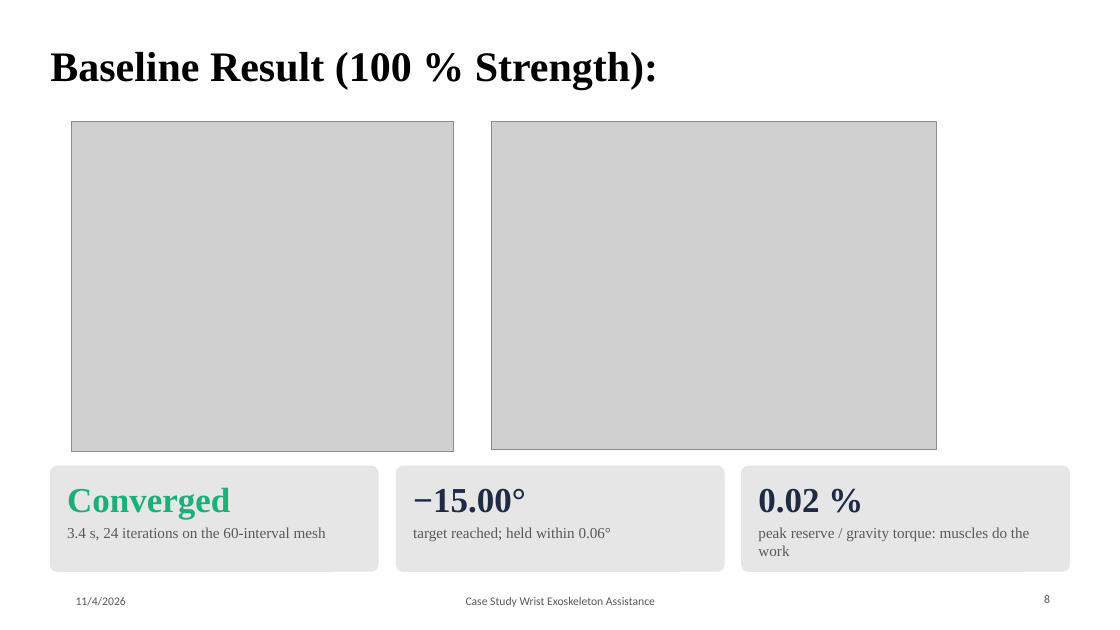
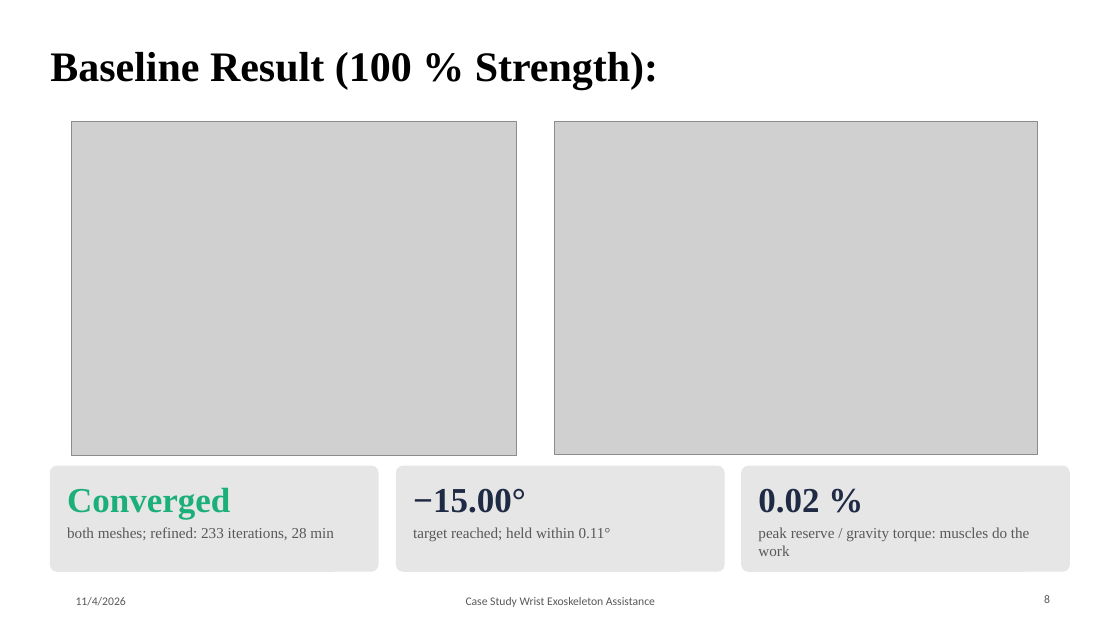
Before and after one commit to Rationaliser/wrist-exo-assist-sim, a slide deck: slide 8 of presentation/P2_Team7_Wrist_Exo_Baseline.pptx. Drawn at 1120x630 pixels with LibreOffice and Linux fonts; fonts in the diff are those of the drawing; grey boxes stand for pictures; background and template pictures are left out. Boxes give left, top, right and bottom in pixels: in the first picture for what was removed or moved away, otherwise in the second. Text is boxed around its words. In the diff, an @@ line names an element or a change of style, - is before the commit and + after.

```diff
--- a/presentation/P2_Team7_Wrist_Exo_Baseline.pptx
+++ b/presentation/P2_Team7_Wrist_Exo_Baseline.pptx
@@ picture: place and size @@
-picture at [71,122,454,452]
+picture at [71,122,517,455]
@@ picture: place and size @@
-picture at [492,122,937,450]
+picture at [555,122,1038,454]
@@ text at [67,527,334,540]: text changed @@
-3.4 s, 24 iterations on the 60-interval mesh
+both meshes; refined: 233 iterations, 28 min
@@ text at [413,527,611,541]: text changed @@
-target reached; held within 0.06°
+target reached; held within 0.11°
```
Also in this commit, not shown: 8 other slides changed, 1 slide added, 1 slide removed, 4 other files.
